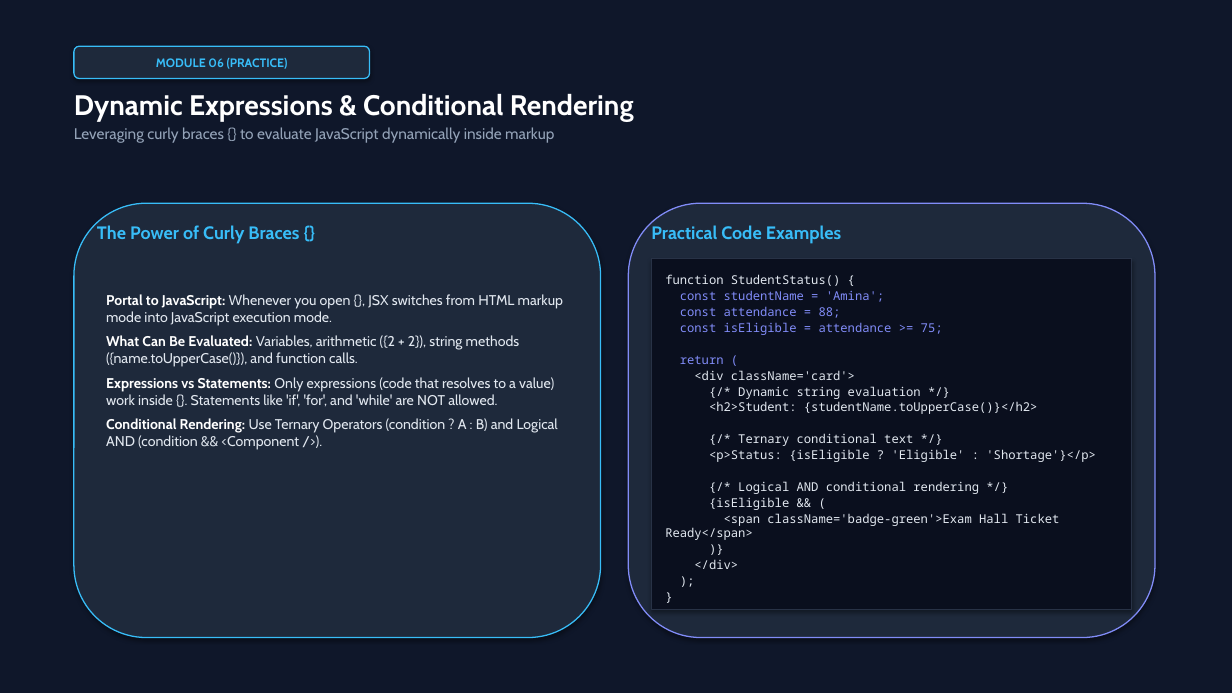
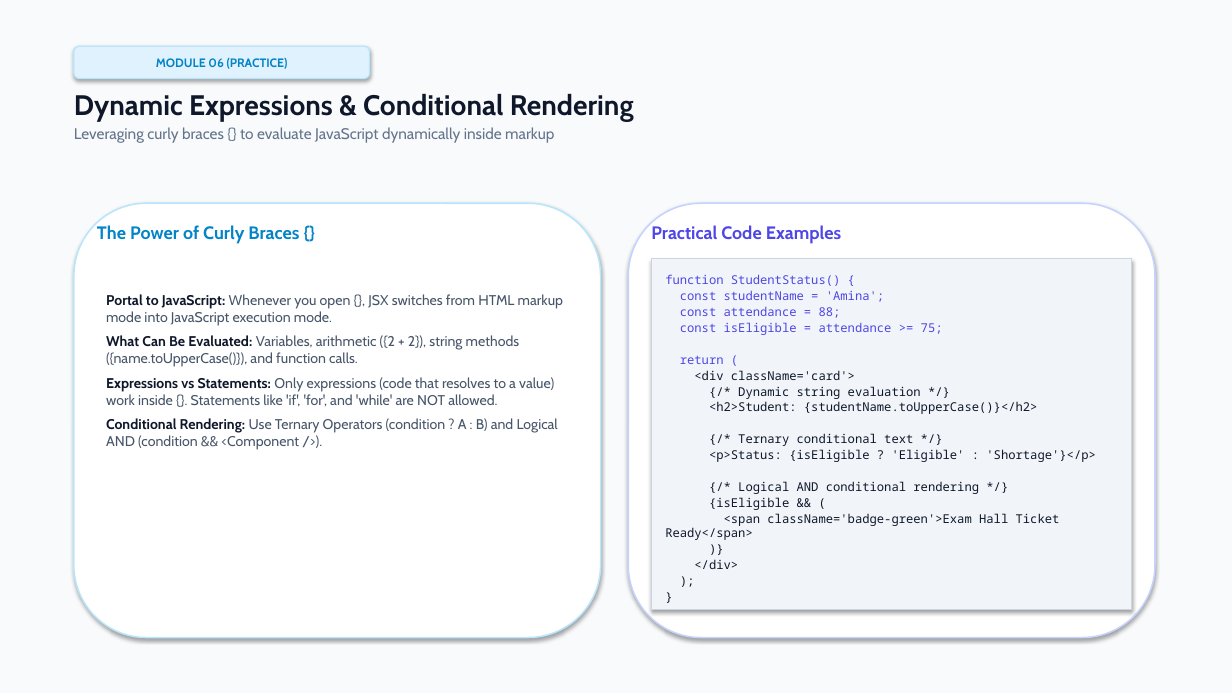
Before and after one commit to annamalai2912/mernStack, a slide deck: slide 10 of React_and_JSX_Masterclass.pptx. Drawn at 1232x693 pixels with LibreOffice and Linux fonts; fonts in the diff are those of the drawing. Boxes give left, top, right and bottom in pixels: in the first picture for what was removed or moved away, otherwise in the second. Text is boxed around its words. In the diff, an @@ line names an element or a change of style, - is before the commit and + after.

Commit message:
style: switch PowerPoint presentation to clean light color palette

```diff
--- a/React_and_JSX_Masterclass.pptx
+++ b/React_and_JSX_Masterclass.pptx
@@ rectangle at (x1=0, y1=0, x2=1232, y2=693): fill #0F172A to #F8FAFC @@
@@ rounded rectangle "MODULE 06 (PRACTICE)" at (x1=74, y1=46, x2=370, y2=79): text colour #38BDF8 to #0284C7; fill #1E293B to #E0F2FE; outline #38BDF8 1 pt to #BAE6FD 1 pt @@
@@ text "Dynamic Expressions & Conditional Rendering" at (x1=74, y1=94, x2=634, y2=143): text colour #FFFFFF to #0F172A in "Dynamic Expressions & Conditional Rendering"; text colour #94A3B8 to #64748B in "Leveraging curly braces {} to evaluate JavaScript ..." @@
@@ rounded rectangle at (x1=74, y1=203, x2=601, y2=638): fill #1E293B to #FFFFFF; outline #38BDF8 1 pt to #BAE6FD 1.2 pt @@
@@ rounded rectangle at (x1=628, y1=203, x2=1155, y2=638): fill #1E293B to #FFFFFF; outline #818CF8 1 pt to #C7D2FE 1.2 pt @@
@@ text "The Power of Curly Braces ..." at (x1=97, y1=225, x2=299, y2=244): text colour #38BDF8 to #0284C7 @@
@@ text "Practical Code Examples" at (x1=651, y1=225, x2=841, y2=244): text colour #38BDF8 to #4F46E5 @@
@@ text "Portal to JavaScript: Whenever you ..." at (x1=106, y1=294, x2=563, y2=450): text colour #FFFFFF to #0F172A in "Portal to JavaScript:", "What Can Be Evaluated:", "Expressions vs Statements:", "Conditional Rendering:"; text colour #E2E8F0 to #475569 in "Whenever you open {}, JSX switches from ...", "Variables, arithmetic ({2 + 2}), string methods ...", "Only expressions (code that resolves to a ...", "Use Ternary Operators (condition ? A : ..." @@
@@ rectangle at (x1=652, y1=259, x2=1132, y2=610): fill #0A0F1E to #F1F5F9; outline #283246 1 pt to #CBD5E1 1 pt @@
@@ text "function StudentStatus() {" at (x1=665, y1=274, x2=1095, y2=569): text colour #E2E8F0 to #4F46E5 in "function StudentStatus() {"; text colour #818CF8 to #4F46E5 in "const studentName = 'Amina';", "const attendance = 88;", "const isEligible = attendance >= 75;", "return ("; text colour #E2E8F0 to #0F172A in "<div className='card'>", "{/* Dynamic string evaluation */}", "<h2>Student: {studentName.toUpperCase()}</h2>", "{/* Ternary conditional text */}" and 8 more places @@
```
Also in this commit, not shown: 16 other slides changed, 1 other file.
